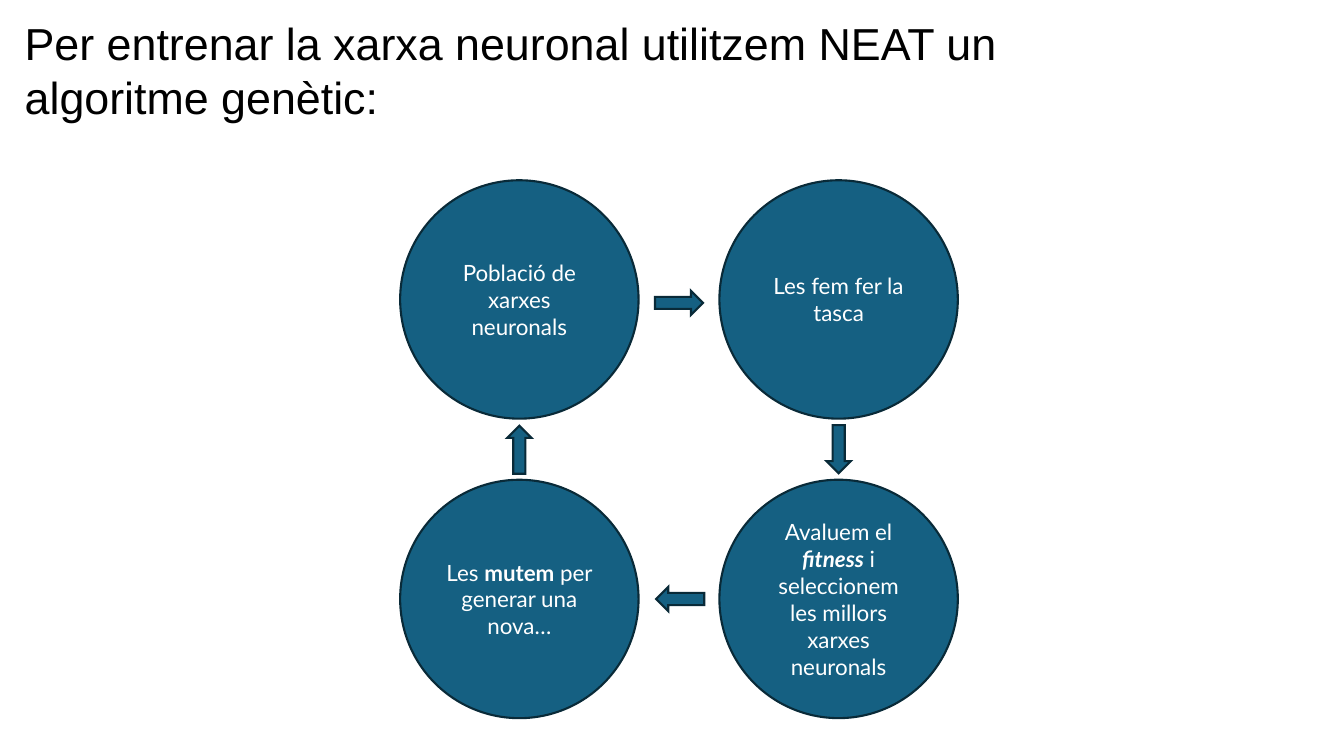
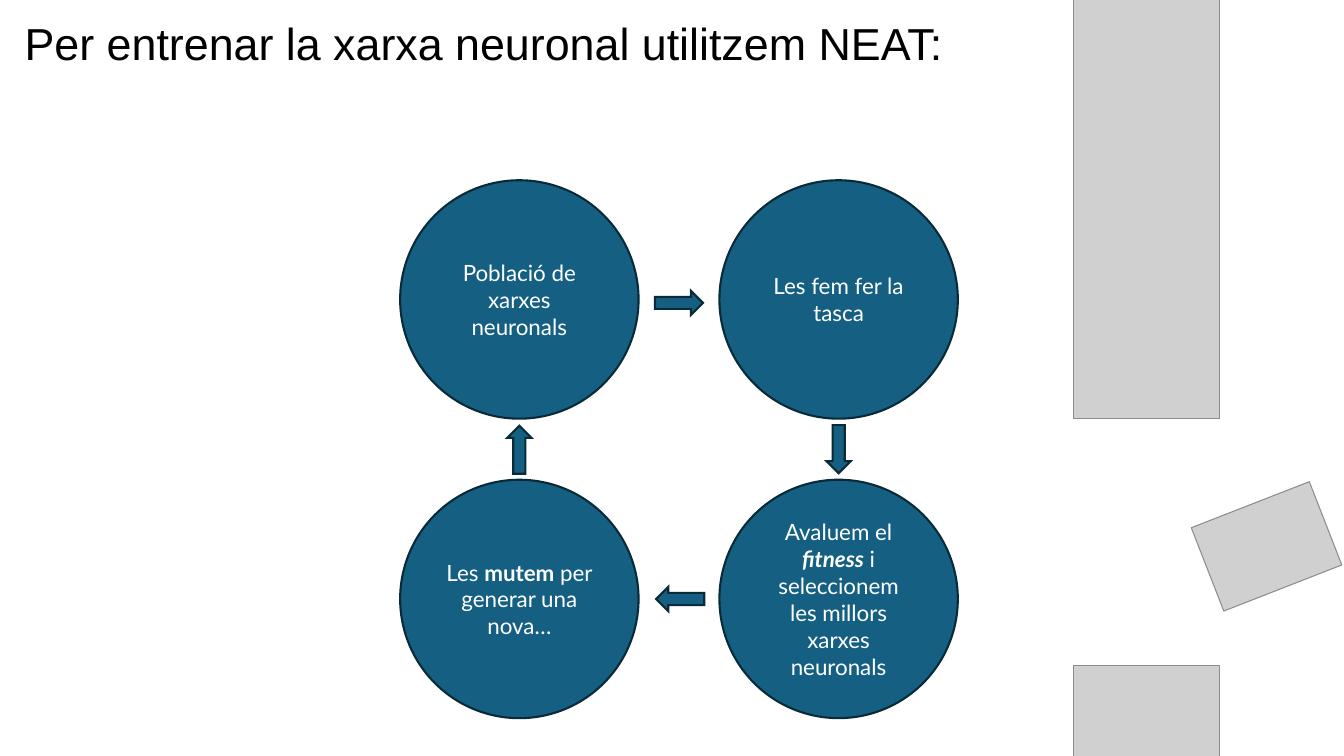
Before and after one commit to FerrerJan/Treball-de-Recerca-IA, a slide deck: slide 12 of TR_ESCRIT/PPT.pptx (slide 9 before the commit). Drawn at 1344x756 pixels with LibreOffice and Linux fonts; fonts in the diff are those of the drawing; grey boxes stand for pictures. Boxes give left, top, right and bottom in pixels: in the first picture for what was removed or moved away, otherwise in the second. Text is boxed around its words. In the diff, an @@ line names an element or a change of style, - is before the commit and + after.

```diff
--- a/TR_ESCRIT/PPT.pptx
+++ b/TR_ESCRIT/PPT.pptx
@@ text at box(25, 27, 943, 61): text changed @@
-Per entrenar la xarxa neuronal utilitzem NEAT un algoritme genètic:
+Per entrenar la xarxa neuronal utilitzem NEAT:
@@ picture added at box(1074, 0, 1220, 419) @@
@@ picture added at box(1192, 482, 1343, 612) @@
@@ picture added at box(1074, 665, 1220, 756) @@
```
Also in this commit, not shown: 42 other slides changed, 6 slides added.
